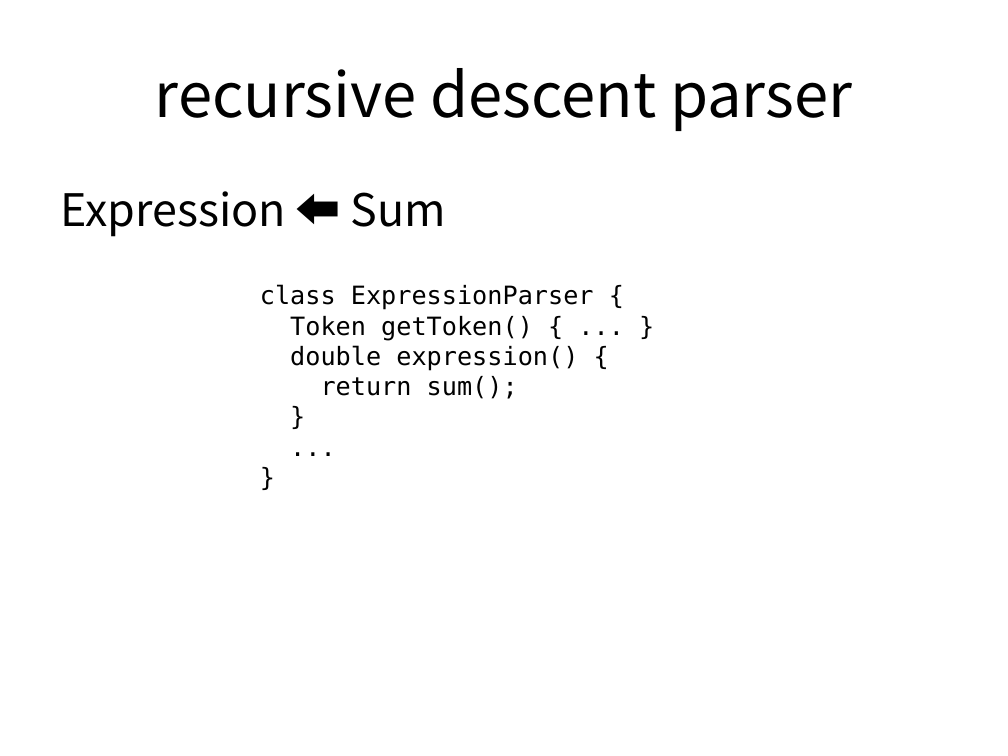
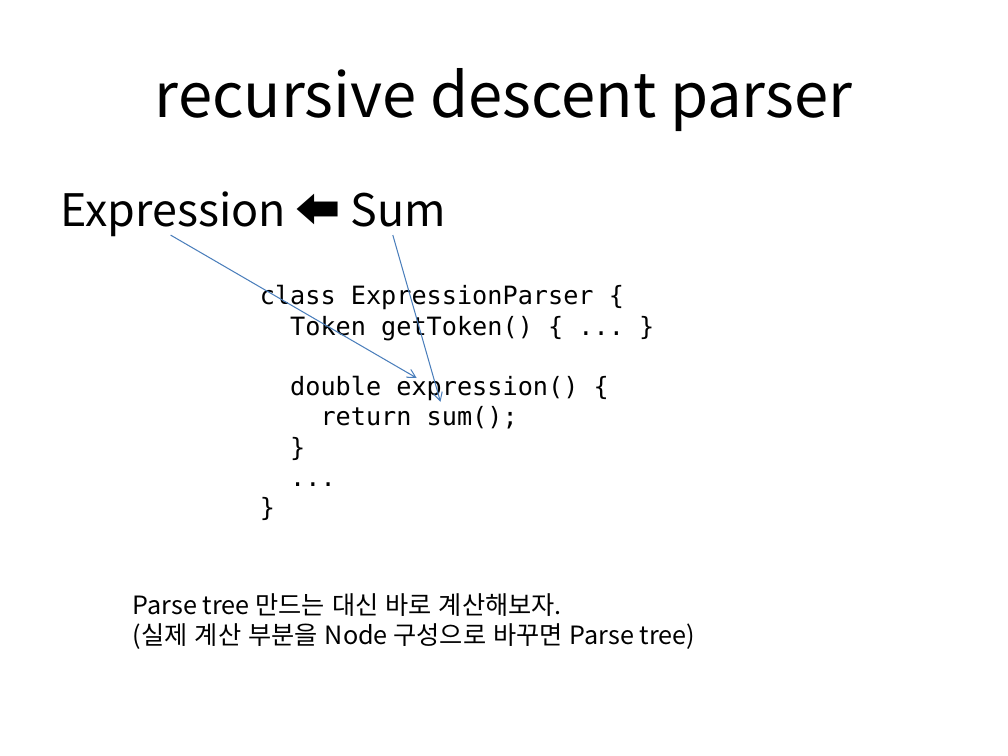
Before and after one commit to jooyunghan/parsing_basics, a slide deck: slide 20 of slides/Parsing 수식.pptx (slide 6 before the commit). Drawn at 1008x756 pixels with LibreOffice and Linux fonts; fonts in the diff are those of the drawing. Boxes give left, top, right and bottom in pixels: in the first picture for what was removed or moved away, otherwise in the second. Text is boxed around its words. In the diff, an @@ line names an element or a change of style, - is before the commit and + after.

Commit message:
parse 2-1
updated 'Parsing 수식'
and added new 'calc_java' sample

```diff
--- a/slides/Parsing 수식.pptx
+++ b/slides/Parsing 수식.pptx
@@ arrow added from (170, 235) to (416, 378), #4B7EBC 0.75 pt @@
@@ arrow added from (393, 235) to (440, 402), #4B7EBC 0.75 pt @@
@@ text "class ExpressionParser {" rewrapped from [260,284,594,399] to [260,284,594,429] @@
@@ text added at [133,593,695,649], 18 pt, text #000000 @@
+Parse tree 만드는 대신 바로 계산해보자.
+(실제 계산 부분을 Node 구성으로 바꾸면 Parse tree)
```
Also in this commit, not shown: 7 other slides changed, 14 slides added, 1 slide removed, 8 other files.
